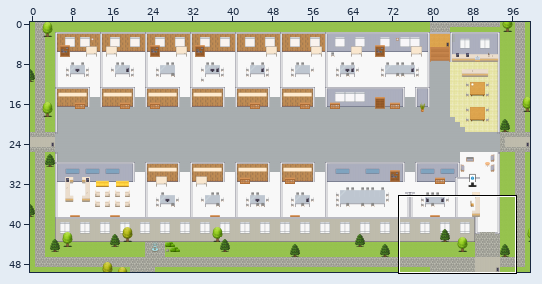
Tiled map (JSON) -- maps/AI-Intelligent-Automation-Platform.tmj. The picture above shows the old version from afar; the outline marks the close-up.
Close-up. Earlier state:
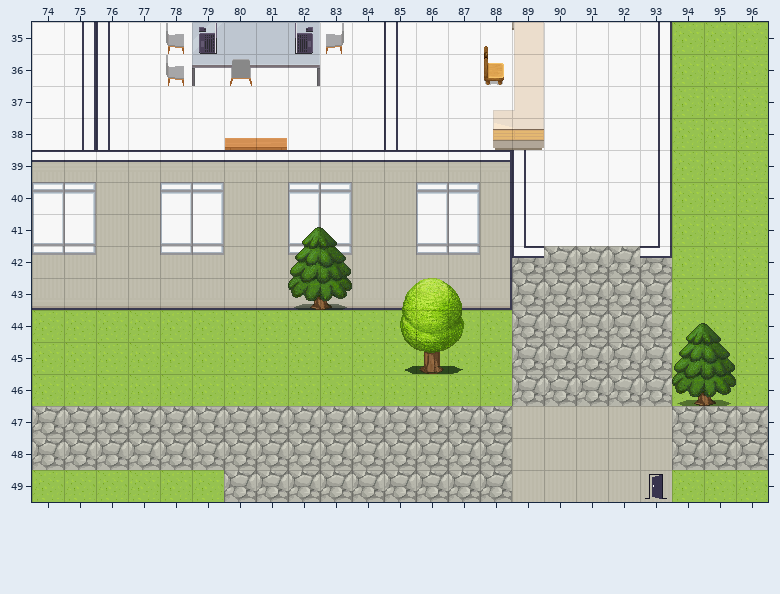
Cells are 32x32 px. Shown: x 74..96, y 35..49.
And afterwards:
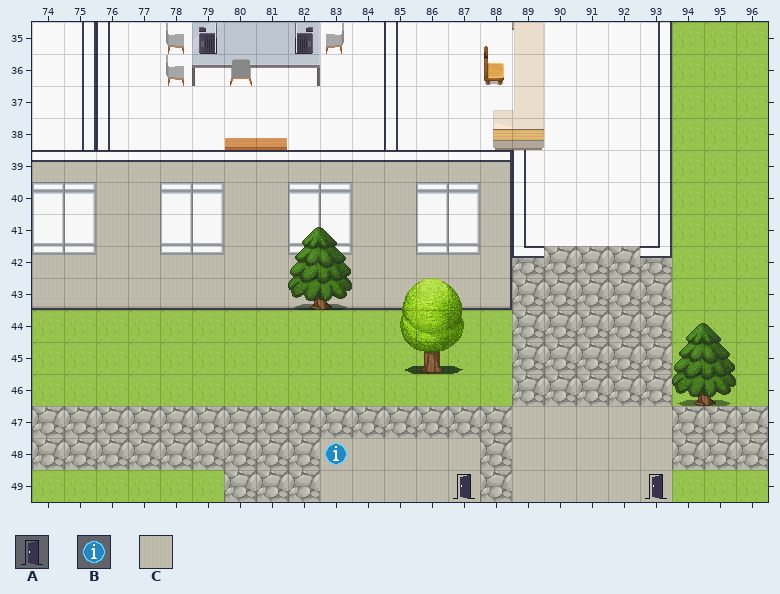
Key: from "User_Zones": A 65, B 104; from "room2": C 328.
_ is an empty cell.
Changes in this commit:
Layer "floors":
There is now tile C in rows 48 to 49 at x 83 to 87.
Layer "zones":
There is now tile A in row 49 at x 87.
There is now tile B in row 48 at x 83.
Where, in picture pixels (left, top, right, bottom), the same in both close-ups:
added: (320, 438, 480, 502)
